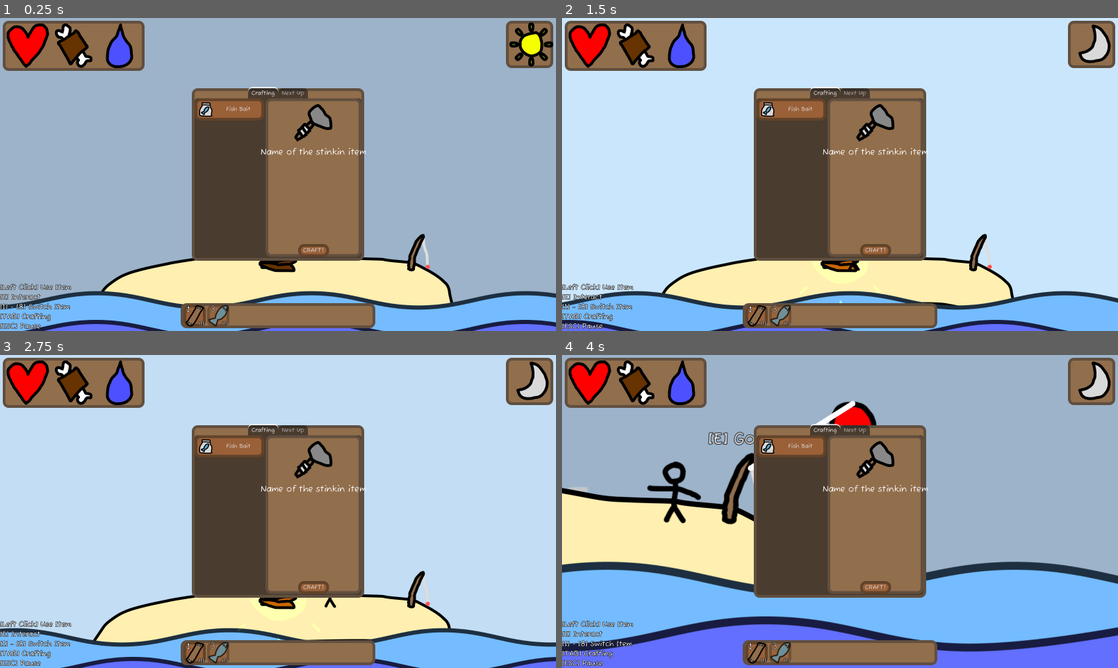
Above: before the commit, frames 1-4 (two rows, left to right).
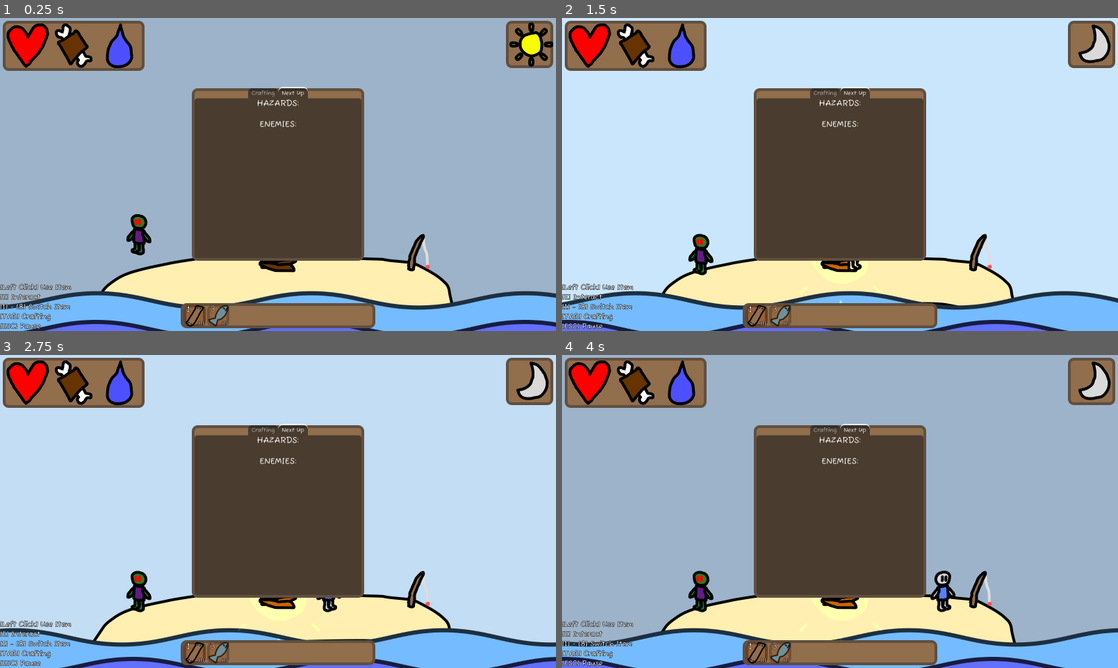
Above: after the commit, the same moments.

Repository: ToasterPanic/stranded
Game: Godot game, scene res://scenes/game.tscn
Same seed, same stepped clock (60 frames per second), same inputs: the game is played once before the commit and once after it.
Inputs (mouse positions are in pixels of both pictures, inside the frame that each line leads up to):
- Up to frame 1 (0.25 s): no input
- Up to frame 2 (1.5 s): click (873, 249) at 0.5 s, where only the run before the commit has a clickable "CRAFT!"; tap Enter at 1.25 s; move the mouse to (962, 158) at 1.27 s; hold D (move_right) from 1.28 s (still down); tap E (interact) at 1.35 s
- Up to frame 3 (2.75 s): move the mouse to (166, 527) at 2.02 s; release D (move_right) at 2.03 s; hold S (move_down) from 2.03 s (still down); tap Alt at 2.1 s
- Up to frame 4 (4 s): move the mouse to (895, 442) at 2.77 s; release S (move_down) at 2.78 s; hold D (move_right) 2.78-3.53 s; tap Shift at 2.85 s; move the mouse to (812, 574) at 3.52 s; hold W (move_up) from 3.53 s (still down); tap E (interact) at 3.6 s

The runs differ from the first frame. In frame 1, 9.0% of the frame differs, in the area x 22-66%, y 22-76%; in frame 2, 9.1%; in frame 3, 9.1%; in frame 4, 43%, in the area x 0-100%, y 14-100%.

Commit message:
More crafting, more fishing, enemy spawns, mosquitos, etc.

Diff:
--- a/scenes/game.tscn
+++ b/scenes/game.tscn
@@ -17,6 +17,7 @@
 [ext_resource type="Texture2D" uid="uid://dam2angeehhcj" path="res://textures/hunger.png" id="10_dinhu"]
 [ext_resource type="Texture2D" uid="uid://cc6cke5o8cls7" path="res://textures/thirst.png" id="11_kvuet"]
 [ext_resource type="Texture2D" uid="uid://bgbtipb5bxaxs" path="res://textures/sun.png" id="13_trtic"]
+[ext_resource type="PackedScene" uid="uid://icnh3dfgs5d1" path="res://scenes/zombie.tscn" id="14_5newe"]
 [ext_resource type="Texture2D" uid="uid://ya4fjhnknclv" path="res://textures/moon.png" id="14_ir15t"]
 [ext_resource type="PackedScene" uid="uid://cydbcpxrcgr5b" path="res://scenes/crafting_recipe_button.tscn" id="19_264po"]
 [ext_resource type="Texture2D" uid="uid://35wwfu7y5x5k" path="res://textures/items/axe.png" id="20_1kice"]
@@ -50,14 +51,20 @@
 gravity = Vector3(0, 98, 0)
 alpha_curve = SubResource("CurveTexture_264po")
 
-[sub_resource type="CircleShape2D" id="CircleShape2D_iywne"]
-radius = 64.0
+[sub_resource type="CapsuleShape2D" id="CapsuleShape2D_5newe"]
+radius = 24.0
+height = 128.0
 
 [sub_resource type="LabelSettings" id="LabelSettings_ssvqc"]
 font_size = 128
 outline_size = 12
 
 [sub_resource type="LabelSettings" id="LabelSettings_5newe"]
+font_size = 24
+
+[sub_resource type="LabelSettings" id="LabelSettings_1kice"]
+
+[sub_resource type="LabelSettings" id="LabelSettings_37s47"]
 font_size = 24
 
 [sub_resource type="LabelSettings" id="LabelSettings_dinhu"]
@@ -67,6 +74,12 @@
 
 [node name="Game" type="Node2D"]
 script = ExtResource("1_p57ef")
+
+[node name="Spawn1" type="Node2D" parent="."]
+position = Vector2(-2000, 0)
+
+[node name="Spawn2" type="Node2D" parent="."]
+position = Vector2(2000, 0)
 
 [node name="DaySky" type="ColorRect" parent="."]
 custom_minimum_size = Vector2(9999999, 9999999)
@@ -112,6 +125,10 @@
 position = Vector2(3072, 0)
 texture = ExtResource("2_lbhrr")
 
+[node name="Water4" type="Sprite2D" parent="Water"]
+position = Vector2(-3072, 0)
+texture = ExtResource("2_lbhrr")
+
 [node name="Water2" type="Sprite2D" parent="."]
 position = Vector2(0, -80)
 scale = Vector2(0.75, 0.75)
@@ -119,6 +136,10 @@
 
 [node name="Water4" type="Sprite2D" parent="Water2"]
 position = Vector2(3072, 0)
+texture = ExtResource("3_iywne")
+
+[node name="Water5" type="Sprite2D" parent="Water2"]
+position = Vector2(-3072, 0)
 texture = ExtResource("3_iywne")
 
 [node name="Camera" type="Camera2D" parent="."]
@@ -129,12 +150,16 @@
 position_smoothing_speed = 25.0
 
 [node name="StaticBody2D" type="StaticBody2D" parent="."]
+collision_layer = 5
+collision_mask = 5
 
 [node name="CollisionPolygon2D" type="CollisionPolygon2D" parent="StaticBody2D"]
 polygon = PackedVector2Array(-976, 555, -413, 294, 420, 294, 1031, 553)
 
 [node name="StaticBody2D2" type="StaticBody2D" parent="."]
 position = Vector2(-19, 454)
+collision_layer = 5
+collision_mask = 5
 
 [node name="CollisionShape2D" type="CollisionShape2D" parent="StaticBody2D2"]
 shape = SubResource("RectangleShape2D_ssvqc")
@@ -145,6 +170,8 @@
 script = ExtResource("6_dinhu")
 
 [node name="Area" type="Area2D" parent="FishingRod"]
+collision_layer = 5
+collision_mask = 5
 
 [node name="CollisionShape2D" type="CollisionShape2D" parent="FishingRod/Area"]
 shape = SubResource("CircleShape2D_kvuet")
@@ -159,6 +186,8 @@
 label_settings = SubResource("LabelSettings_u5sy4")
 
 [node name="Bobber" type="RigidBody2D" parent="FishingRod"]
+collision_layer = 4
+collision_mask = 4
 
 [node name="Sprite" type="Sprite2D" parent="FishingRod/Bobber"]
 texture = ExtResource("7_ssvqc")
@@ -206,10 +235,13 @@
 script = ExtResource("4_iywne")
 
 [node name="CollisionShape2D" type="CollisionShape2D" parent="Player"]
-shape = SubResource("CircleShape2D_iywne")
+shape = SubResource("CapsuleShape2D_5newe")
 
 [node name="Sprite" type="Sprite2D" parent="Player"]
 texture = ExtResource("4_lbhrr")
+
+[node name="Zombie" parent="." instance=ExtResource("14_5newe")]
+position = Vector2(-404, 133)
 
 [node name="CanvasLayer" type="CanvasLayer" parent="."]
 
@@ -231,7 +263,7 @@
 offset_bottom = 152.0
 theme = ExtResource("8_gee14")
 
-[node name="HFlowContainer" type="HFlowContainer" parent="CanvasLayer/Control/Icons"]
+[node name="Container" type="HFlowContainer" parent="CanvasLayer/Control/Icons"]
 layout_mode = 1
 anchors_preset = -1
 anchor_right = 1.0
@@ -242,7 +274,7 @@
 grow_horizontal = 2
 grow_vertical = 2
 
-[node name="Health" type="TextureProgressBar" parent="CanvasLayer/Control/Icons/HFlowContainer"]
+[node name="Health" type="TextureProgressBar" parent="CanvasLayer/Control/Icons/Container"]
 custom_minimum_size = Vector2(80, 80)
 layout_mode = 2
 value = 100.0
@@ -251,7 +283,7 @@
 texture_progress = ExtResource("9_kvpfn")
 tint_under = Color(0, 0, 0, 1)
 
-[node name="Hunger" type="TextureProgressBar" parent="CanvasLayer/Control/Icons/HFlowContainer"]
+[node name="Hunger" type="TextureProgressBar" parent="CanvasLayer/Control/Icons/Container"]
 custom_minimum_size = Vector2(80, 80)
 layout_mode = 2
 value = 100.0
@@ -260,7 +292,7 @@
 texture_progress = ExtResource("10_dinhu")
 tint_under = Color(0, 0, 0, 1)
 
-[node name="Thirst" type="TextureProgressBar" parent="CanvasLayer/Control/Icons/HFlowContainer"]
+[node name="Thirst" type="TextureProgressBar" parent="CanvasLayer/Control/Icons/Container"]
 custom_minimum_size = Vector2(80, 80)
 layout_mode = 2
 value = 100.0
@@ -418,9 +450,10 @@
 grow_vertical = 2
 theme = ExtResource("8_gee14")
 tab_alignment = 1
-current_tab = 0
+current_tab = 1
 
 [node name="Crafting" type="HFlowContainer" parent="CanvasLayer/Control/Menu/TabContainer"]
+visible = false
 layout_mode = 2
 metadata/_tab_index = 0
 
@@ -438,21 +471,7 @@
 custom_minimum_size = Vector2(276, 0)
 layout_mode = 2
 
-[node name="Button" type="Button" parent="CanvasLayer/Control/Menu/TabContainer/Crafting/Panel"]
-layout_mode = 1
-anchors_preset = 7
-anchor_left = 0.5
-anchor_top = 1.0
-anchor_right = 0.5
-anchor_bottom = 1.0
-offset_left = -38.0
-offset_top = -37.0
-offset_right = 38.0
-grow_horizontal = 2
-grow_vertical = 0
-text = " CRAFT! "
-
-[node name="HFlowContainer" type="HFlowContainer" parent="CanvasLayer/Control/Menu/TabContainer/Crafting/Panel"]
+[node name="Container" type="HFlowContainer" parent="CanvasLayer/Control/Menu/TabContainer/Crafting/Panel"]
 layout_mode = 1
 anchors_preset = -1
 anchor_right = 1.0
@@ -465,21 +484,86 @@
 grow_vertical = 2
 alignment = 1
 
-[node name="Item" type="TextureRect" parent="CanvasLayer/Control/Menu/TabContainer/Crafting/Panel/HFlowContainer"]
+[node name="Item" type="TextureRect" parent="CanvasLayer/Control/Menu/TabContainer/Crafting/Panel/Container"]
 layout_mode = 2
 texture = ExtResource("20_1kice")
 
-[node name="NameLabel" type="Label" parent="CanvasLayer/Control/Menu/TabContainer/Crafting/Panel/HFlowContainer"]
+[node name="NameLabel" type="Label" parent="CanvasLayer/Control/Menu/TabContainer/Crafting/Panel/Container"]
 custom_minimum_size = Vector2(256, 0)
 layout_mode = 2
-text = "Name of the stinkin item"
+text = "Name of the stinker"
 label_settings = SubResource("LabelSettings_5newe")
 horizontal_alignment = 1
 
+[node name="DescLabel" type="Label" parent="CanvasLayer/Control/Menu/TabContainer/Crafting/Panel/Container"]
+custom_minimum_size = Vector2(256, 0)
+layout_mode = 2
+text = "Description of the stinker."
+label_settings = SubResource("LabelSettings_1kice")
+horizontal_alignment = 1
+autowrap_mode = 2
+
+[node name="RequiresLabel" type="Label" parent="CanvasLayer/Control/Menu/TabContainer/Crafting/Panel/Container"]
+custom_minimum_size = Vector2(256, 48)
+layout_mode = 2
+text = "REQUIRES:"
+label_settings = SubResource("LabelSettings_5newe")
+horizontal_alignment = 1
+vertical_alignment = 2
+
+[node name="IngredientsLabel" type="Label" parent="CanvasLayer/Control/Menu/TabContainer/Crafting/Panel/Container"]
+custom_minimum_size = Vector2(256, 0)
+layout_mode = 2
+text = "x1 test test2
+x2 test 32352
+x3 isunadiujiudsajg"
+horizontal_alignment = 1
+
+[node name="CraftButton" type="Button" parent="CanvasLayer/Control/Menu/TabContainer/Crafting/Panel"]
+layout_mode = 1
+anchors_preset = 7
+anchor_left = 0.5
+anchor_top = 1.0
+anchor_right = 0.5
+anchor_bottom = 1.0
+offset_left = -44.5
+offset_top = -37.0
+offset_right = 44.5
+grow_horizontal = 2
+grow_vertical = 0
+text = " CRAFT! "
+
 [node name="Next Up" type="HFlowContainer" parent="CanvasLayer/Control/Menu/TabContainer"]
-visible = false
 layout_mode = 2
 metadata/_tab_index = 1
+
+[node name="Label" type="Label" parent="CanvasLayer/Control/Menu/TabContainer/Next Up"]
+custom_minimum_size = Vector2(400, 0)
+layout_mode = 2
+size_flags_horizontal = 3
+text = "HAZARDS:"
+label_settings = SubResource("LabelSettings_37s47")
+horizontal_alignment = 1
+
+[node name="Hazards" type="Label" parent="CanvasLayer/Control/Menu/TabContainer/Next Up"]
+custom_minimum_size = Vector2(400, 0)
+layout_mode = 2
+size_flags_horizontal = 3
+horizontal_alignment = 1
+
+[node name="Label2" type="Label" parent="CanvasLayer/Control/Menu/TabContainer/Next Up"]
+custom_minimum_size = Vector2(400, 0)
+layout_mode = 2
+size_flags_horizontal = 3
+text = "ENEMIES:"
+label_settings = SubResource("LabelSettings_37s47")
+horizontal_alignment = 1
+
+[node name="Enemies" type="Label" parent="CanvasLayer/Control/Menu/TabContainer/Next Up"]
+custom_minimum_size = Vector2(400, 0)
+layout_mode = 2
+size_flags_horizontal = 3
+horizontal_alignment = 1
 
 [node name="HintControls" type="Label" parent="CanvasLayer/Control"]
 layout_mode = 1
@@ -519,3 +603,5 @@
 test test2"
 fit_content = true
 scroll_active = false
+
+[connection signal="pressed" from="CanvasLayer/Control/Menu/TabContainer/Crafting/Panel/CraftButton" to="." method="_on_craft_button_pressed"]
--- /dev/null
+++ b/scenes/mosquito.tscn
@@ -0,0 +1,28 @@
+[gd_scene load_steps=5 format=3 uid="uid://cokmj61ewxd2u"]
+
+[ext_resource type="Script" uid="uid://5rqngsi6q05s" path="res://scripts/mosquito.gd" id="1_u7nif"]
+[ext_resource type="Texture2D" uid="uid://blwx1vke77yau" path="res://textures/mosquito.png" id="2_u7nif"]
+
+[sub_resource type="CapsuleShape2D" id="CapsuleShape2D_u7nif"]
+radius = 64.0
+height = 128.0
+
+[sub_resource type="CapsuleShape2D" id="CapsuleShape2D_8fycp"]
+radius = 60.0
+height = 124.0
+
+[node name="Mosquito" type="CharacterBody2D"]
+script = ExtResource("1_u7nif")
+
+[node name="Sprite" type="Sprite2D" parent="."]
+texture = ExtResource("2_u7nif")
+
+[node name="Hitbox" type="Area2D" parent="."]
+
+[node name="CollisionShape2D2" type="CollisionShape2D" parent="Hitbox"]
+shape = SubResource("CapsuleShape2D_u7nif")
+
+[node name="CollisionShape2D" type="CollisionShape2D" parent="."]
+shape = SubResource("CapsuleShape2D_8fycp")
+
+[connection signal="body_entered" from="Hitbox" to="." method="_on_hitbox_body_entered"]
--- /dev/null
+++ b/scenes/shark.tscn
@@ -0,0 +1,5 @@
+[gd_scene load_steps=2 format=3 uid="uid://dn111fpywb2qw"]
+
+[ext_resource type="PackedScene" uid="uid://icnh3dfgs5d1" path="res://scenes/zombie.tscn" id="1_8l5qy"]
+
+[node name="Zombie" instance=ExtResource("1_8l5qy")]
--- /dev/null
+++ b/scenes/zombie.tscn
@@ -0,0 +1,28 @@
+[gd_scene load_steps=5 format=3 uid="uid://icnh3dfgs5d1"]
+
+[ext_resource type="Script" uid="uid://ditb04gweug51" path="res://scripts/zombie.gd" id="1_httt1"]
+[ext_resource type="Texture2D" uid="uid://tbksjij0i3rs" path="res://textures/zombie.png" id="2_xepks"]
+
+[sub_resource type="CapsuleShape2D" id="CapsuleShape2D_httt1"]
+radius = 24.0
+height = 128.0
+
+[sub_resource type="CapsuleShape2D" id="CapsuleShape2D_xepks"]
+radius = 32.0
+height = 128.0
+
+[node name="Zombie" type="CharacterBody2D"]
+script = ExtResource("1_httt1")
+
+[node name="CollisionShape2D" type="CollisionShape2D" parent="."]
+shape = SubResource("CapsuleShape2D_httt1")
+
+[node name="Sprite" type="Sprite2D" parent="."]
+texture = ExtResource("2_xepks")
+
+[node name="Hitbox" type="Area2D" parent="."]
+
+[node name="CollisionShape2D" type="CollisionShape2D" parent="Hitbox"]
+shape = SubResource("CapsuleShape2D_xepks")
+
+[connection signal="body_entered" from="Hitbox" to="." method="_on_hitbox_body_entered"]
--- a/scripts/game.gd
+++ b/scripts/game.gd
@@ -4,6 +4,8 @@
 
 var world_time = 0
 var world_state = "day"
+
+var lastSpawn = 0
 
 var item_button_scene = preload("res://scenes/item_button.tscn")
 var crafting_recipe_button_scene = preload("res://scenes/crafting_recipe_button.tscn")
@@ -12,6 +14,9 @@
 @onready var player = $Player
 @onready var hud = $CanvasLayer/Control
 @onready var hotbar = hud.get_node("Hotbar")
+@onready var crafting_menu = hud.get_node("Menu/TabContainer/Crafting")
+@onready var crafting_menu_list = crafting_menu.get_node("Scroll/Box")
+@onready var crafting_menu_panel = crafting_menu.get_node("Panel")
 
 func _ready() -> void:
 	var crafting_menu = hud.get_node("Menu/TabContainer/Crafting")
@@ -24,6 +29,8 @@
 		var value = Global.recipes[key]
 
 		var crafting_recipe_button = crafting_recipe_button_scene.instantiate()
+		crafting_recipe_button.name = key
+		crafting_recipe_button.connect("pressed", _crafting_recipe_button_pressed.bind(crafting_recipe_button))
 
 		list.add_child(crafting_recipe_button)
 
@@ -36,8 +43,13 @@
 	time += delta
 	world_time += delta
 
+	hud.get_node("Icons/Container/Health").value = player.health
+	hud.get_node("Icons/Container/Hunger").value = player.hunger
+	hud.get_node("Icons/Container/Thirst").value = player.thirst
+
 	if world_state == "night":
-		world_time += delta
+		# Nights should be 60 seconds long
+		world_time += delta * (60/450)
 
 	if world_time > 450:
 		world_time = 0
@@ -64,6 +76,23 @@
 		hud.get_node("Time/HFlowContainer/Night").value = 600 - world_time
 		hud.get_node("Time/HFlowContainer/Day").visible = false
 
+		lastSpawn += delta
+		if lastSpawn > 2.5:
+			lastSpawn = 0
+			var night = Global.nights[0]
+
+			var spawn = night.enemies[randi_range(0, night.enemies.size() - 1)]
+			var enemy = Global.enemies[spawn].instantiate()
+
+			enemy.player = player
+
+			if randi_range(0, 1) == 0:
+				enemy.position = $Spawn1.position
+			else:
+				enemy.position = $Spawn2.position
+
+			add_child(enemy)
+
 	$Water.position.x = sin(time * 2) * 200
 	$Water2.position.x = sin((time + 7) * 2.1) * 200
 
@@ -107,6 +136,11 @@
 
 		i += 1
 
+	for n in hotbar.get_node("Container").get_children():
+		if n.get_meta("number") > player.inventory.size() - 1:
+			n.free()
+		elif player.inventory[n.get_meta("number")].id != n.get_meta("id"):
+			n.free()
 
 func _select_item_from_button(item_button: Node):
 	if player.busy:
@@ -119,6 +153,25 @@
 func _item_button_mouse_exited(item_button: Node):
 	hovered_item = -1
 
+func _crafting_recipe_button_pressed(crafting_recipe_button: Node):
+	var recipe = Global.recipes[crafting_recipe_button.name]
+	var item = Global.items[crafting_recipe_button.name]
+
+	crafting_menu_panel.get_node("Container/Item").texture = load(
+		"res://textures/items/" + crafting_recipe_button.name + ".png"
+	)
+	crafting_menu_panel.get_node("Container/NameLabel").text = item.name
+	crafting_menu_panel.get_node("Container/DescLabel").text = item.description
+
+	var string = ""
+
+	for n in recipe.ingredients:
+		string = """%sx%s %s\n""" % [string, str(n.amount), Global.items[n.id].name]
+
+	crafting_menu_panel.get_node("Container/IngredientsLabel").text = string
+
+	crafting_menu_panel.set_meta("recipe", crafting_recipe_button.name)
+
 func _input(event: InputEvent) -> void:
 	if event.is_action_pressed("inventory"):
 		hud.get_node("Menu").visible = not hud.get_node("Menu").visible
@@ -127,3 +180,40 @@
 			player.busy = true
 		else:
 			player.busy = false
+
+
+func _on_craft_button_pressed() -> void:
+	if player.inventory.size() >= 8:
+		return
+
+	if not crafting_menu_panel.get_meta("recipe"):
+		return
+
+	var recipe = Global.recipes[crafting_menu_panel.get_meta("recipe")]
+
+	for n in recipe.ingredients:
+		var valid = false
+
+		for v in player.inventory:
+			if v.id == n.id:
+				if v.amount >= n.amount:
+					valid = true
+
+		if not valid:
+			return
+
+	# All checks are done, now it's time to craft!!!!! :3:3:3:3:3
+
+	for n in recipe.ingredients:
+		for v in player.inventory:
+			if v.id == n.id:
+				v.amount -= n.amount
+
+	for v in player.inventory:
+		if v.amount < 1:
+			player.inventory.erase(v)
+
+	if not recipe.has("amount"):
+		recipe.amount = 1
+
+	player.add_item(crafting_menu_panel.get_meta("recipe"), recipe.amount)
--- a/scripts/global.gd
+++ b/scripts/global.gd
@@ -4,6 +4,10 @@
 	"planks": {
 		"name": "Planks",
 		"description": "Used mostly for crafting.",
+	},
+	"cloth": {
+		"name": "Cloth",
+		"description": "Used for crafting.",
 	},
 	"fish": {
 		"name": "Fish",
@@ -24,18 +28,77 @@
 	"medkit": {
 		"name": "Medkit",
 		"description": "Heals 50% health.",
+	},
+	"bug_net": {
+		"name": "Bug Net",
+		"description": "Catches bugs.",
 	}
 }
 
 var recipes = {
 	"fish_bait": {
-		"requires": [
+		"ingredients": [
 			{
 				"id": "fish",
 				"amount": 1
 			}
 		]
+	},
+	"bug_net": {
+		"amount": 1,
+		"ingredients": [
+			{
+				"id": "planks",
+				"amount": 1
+			},
+			{
+				"id": "cloth",
+				"amount": 2
+			},
+		]
 	}
+}
+
+var enemies = {
+	"mosquito": preload("res://scenes/mosquito.tscn"),
+	"shark": preload("res://scenes/shark.tscn"),
+	"zombie": preload("res://scenes/zombie.tscn")
+}
+
+var nights = {
+	0: {
+		"hazards": [],
+		"enemies": [
+			"mosquito"
+		],
+	},
+	1: {
+		"hazards": [
+			"rain"
+		],
+		"enemies": [
+			"mosquito"
+		],
+	},
+	2: {
+		"hazards": [
+			"rain"
+		],
+		"enemies": [
+			"mosquito",
+			"shark"
+		],
+	},
+	3: {
+		"hazards": [
+			"rain",
+			"thunder"
+		],
+		"enemies": [
+			"mosquito",
+			"shark"
+		],
+	},
 }
 
 var loot_tables = {
@@ -53,11 +116,6 @@
 			"id": "fish_bait",
 			"chance": 1
 		},
-		{
-			"id": "fish",
-			"amount": 0,
-			"chance": 2
-		},
 	],
 	"gear_fishing": [
 		{
@@ -68,6 +126,15 @@
 		{
 			"id": "planks",
 			"chance": 10
+		},
+		{
+			"id": "cloth",
+			"chance": 10
+		},
+		{
+			"id": "cloth",
+			"amount": 2,
+			"chance": 3
 		}
 	]
 }
--- /dev/null
+++ b/scripts/mosquito.gd
@@ -0,0 +1,31 @@
+extends CharacterBody2D
+
+var player = null
+
+func _process(delta: float) -> void:
+	velocity.y += 20
+	velocity.x = 0
+
+	rotation_degrees /= 1.1
+	$Sprite.position.y /= 1.1
+
+	if player:
+		if position.x < player.position.x:
+			velocity.x += 100
+			$Sprite.scale.x = -1
+		else:
+			velocity.x -= 100
+			$Sprite.scale.x = 1
+
+	if abs(velocity.x) > 0:
+		rotation_degrees = sin(get_parent().time * 6) * 5
+		$Sprite.position.y = (sin(get_parent().time * 12) * 5) - 5
+
+	move_and_slide()
+
+func _on_hitbox_body_entered(body: Node2D) -> void:
+	if body.get_name() == "Player":
+		body.health -= 5
+
+		position = Vector2(9e10, 9e10)
+		queue_free()
--- a/scripts/player.gd
+++ b/scripts/player.gd
@@ -43,10 +43,19 @@
 	velocity.y += 20
 	velocity.x = 0
 
+	rotation_degrees /= 1.1
+	$Sprite.position.y /= 1.1
+
 	if Input.is_action_pressed("move_left"):
 		velocity.x -= 200
+		$Sprite.scale.x = 1
 	if Input.is_action_pressed("move_right"):
 		velocity.x  += 200
+		$Sprite.scale.x = -1
+
+	if abs(velocity.x) > 0:
+		rotation_degrees = sin(get_parent().time * 12) * 5
+		$Sprite.position.y = (sin(get_parent().time * 24) * 5) - 5
 
 	if not busy:
 		var i = 0
--- /dev/null
+++ b/scripts/zombie.gd
@@ -0,0 +1,31 @@
+extends CharacterBody2D
+
+var player = null
+
+func _process(delta: float) -> void:
+	velocity.y += 20
+	velocity.x = 0
+
+	rotation_degrees /= 1.1
+	$Sprite.position.y /= 1.1
+
+	if player:
+		if position.x < player.position.x:
+			velocity.x += 100
+			$Sprite.scale.x = -1
+		else:
+			velocity.x -= 100
+			$Sprite.scale.x = 1
+
+	if abs(velocity.x) > 0:
+		rotation_degrees = sin(get_parent().time * 6) * 5
+		$Sprite.position.y = (sin(get_parent().time * 12) * 5) - 5
+
+	move_and_slide()
+
+func _on_hitbox_body_entered(body: Node2D) -> void:
+	if body.get_name() == "Player":
+		body.health -= 20
+
+		position = Vector2(9e10, 9e10)
+		queue_free()
Not shown: 1 places in scenes/game.tscn that only renumber resources
Not shown, added: scripts/mosquito.gd.uid
Not shown, added: scripts/zombie.gd.uid
Binary file added: textures/items/bug_net.png
Not shown, added: textures/items/bug_net.png.import
Binary file added: textures/items/cloth.png
Not shown, added: textures/items/cloth.png.import
Binary file added: textures/mosquito.png
Not shown, added: textures/mosquito.png.import
Binary file changed: textures/player.png
Binary file added: textures/zombie.png
Not shown, added: textures/zombie.png.import
